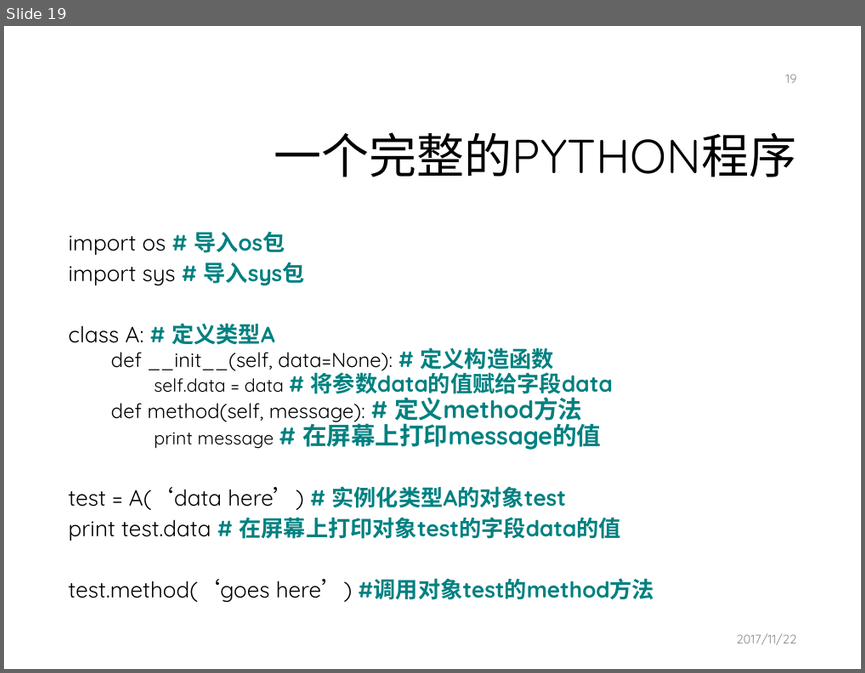
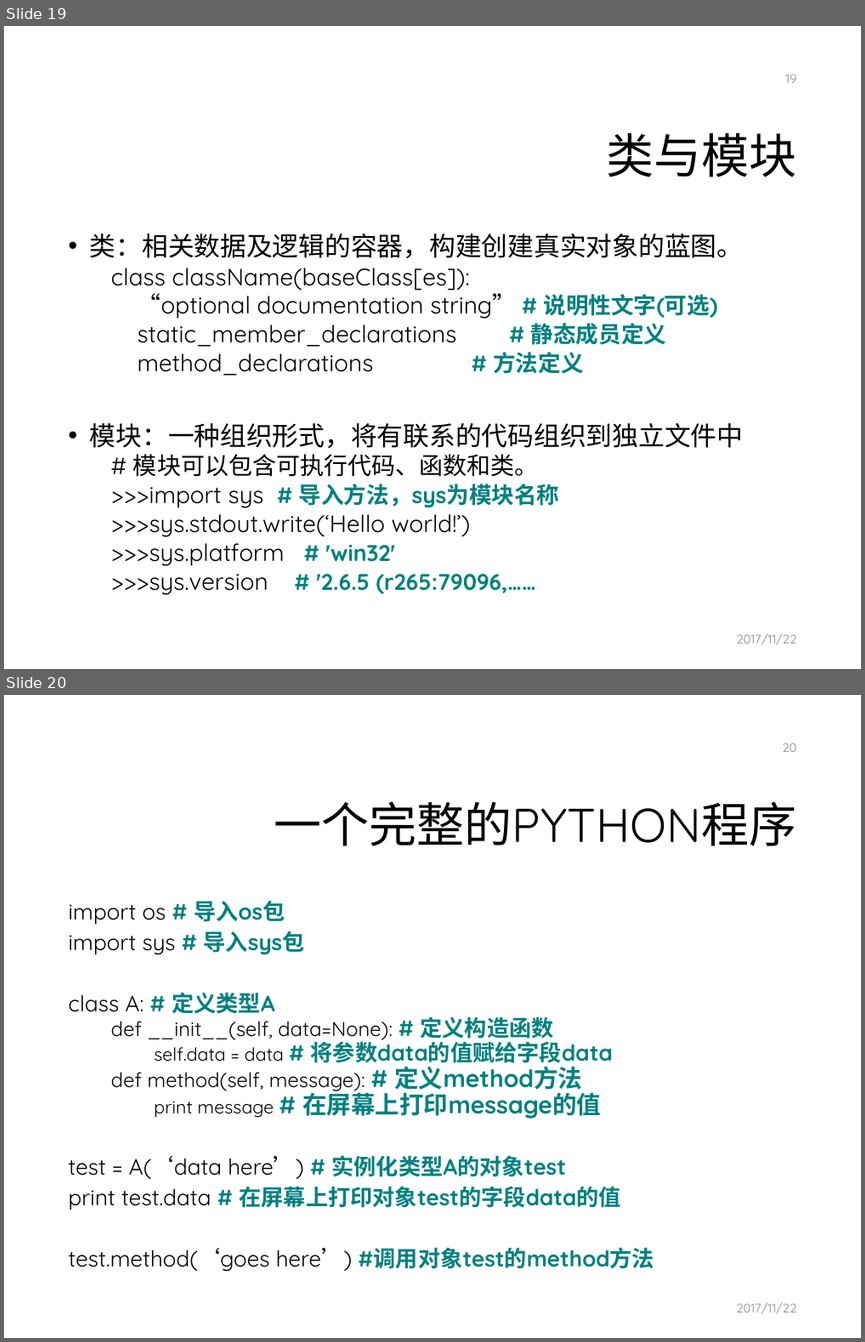
Before and after one commit to mcai/PythonTraining, a slide deck: intro_python_programming.pptx. Shown one above the other, each under a label of ours: slide 19 before the commit, slides 19 and 20 after it. The pictures are 865x673 and 865x1342 pixels, drawn with LibreOffice and Linux fonts; fonts in the diff are those of the drawing; background and template pictures are left out. Boxes give left, top, right and bottom in pixels: in the first picture for what was removed or moved away, otherwise in the second. Text is boxed around its words. In the diff, an @@ line names an element or a change of style, - is before the commit and + after.

```diff
--- a/intro_python_programming.pptx
+++ b/intro_python_programming.pptx
@@ slide 19 added at box(4, 26, 861, 669), background #FFFFFF @@
@@ page number added at box(785, 74, 796, 83), 10.5 pt, text #8C8C8C @@
+19
@@ title added at box(607, 133, 797, 177), 40 pt, text #000000 @@
+类与模块
@@ text added at box(90, 233, 744, 595), 20 pt, text #000000 @@
+• 类：相关数据及逻辑的容器，构建创建真实对象的蓝图。
+  class className(baseClass[es]):
+  “optional documentation string” # 说明性文字(可选)
+  static_member_declarations # 静态成员定义
+  method_declarations # 方法定义
+• 模块：一种组织形式，将有联系的代码组织到独立文件中
+  # 模块可以包含可执行代码、函数和类。
+  >>>import sys # 导入方法，sys为模块名称
+  >>>sys.stdout.write(‘Hello world!’)
+  >>>sys.platform # 'win32'
+  >>>sys.version # '2.6.5 (r265:79096,……
@@ text added at box(736, 633, 796, 645), 10.5 pt, text #8C8C8C @@
+2017/11/22
@@ what was slide 19 is now slide 20 @@
@@ page number at box(782, 743, 796, 752): text changed @@
-19
+20
```
Also in this commit, not shown: 1 slide changed.
